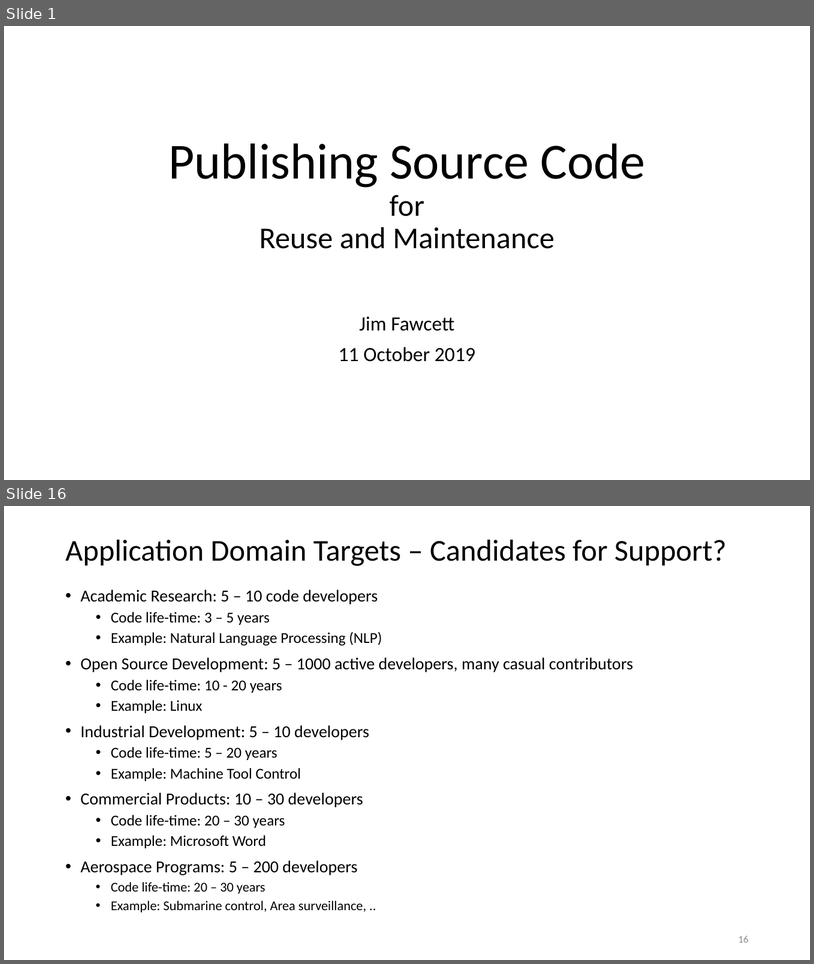
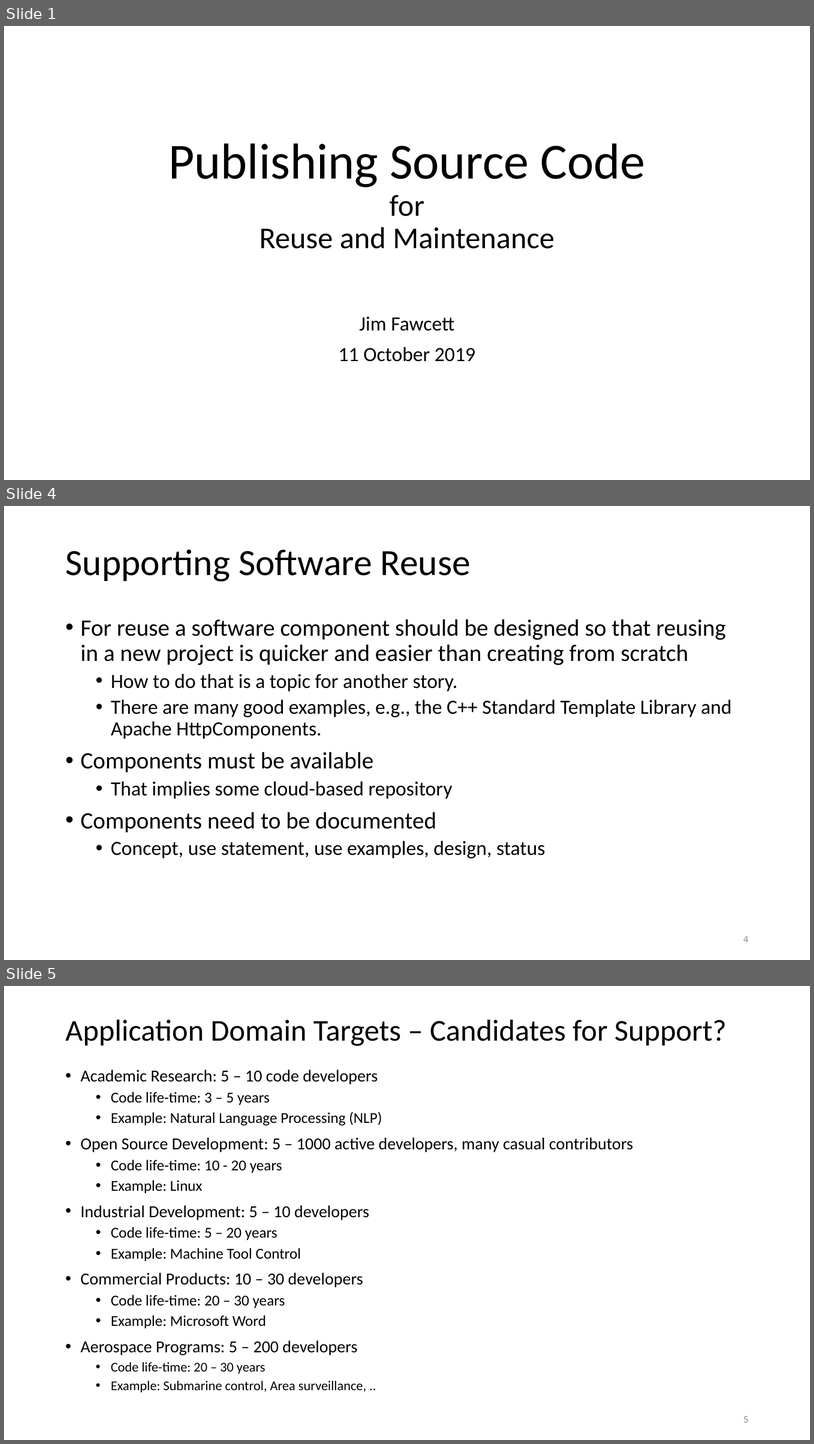
Before and after one commit to JimFawcett/JimFawcett.github.io, a slide deck: Resources/PublishingSourceCode.pptx. Shown one above the other, each under a label of ours: slides 1 and 16 before the commit, slides 1, 4 and 5 after it; the slides between them are not shown. The pictures are 814x964 and 814x1444 pixels, drawn with LibreOffice and Linux fonts; fonts in the diff are those of the drawing. Boxes give left, top, right and bottom in pixels: in the first picture for what was removed or moved away, otherwise in the second. Text is boxed around its words. In the diff, an @@ line names an element or a change of style, - is before the commit and + after.

```diff
--- a/Resources/PublishingSourceCode.pptx
+++ b/Resources/PublishingSourceCode.pptx
@@ slide 4 added at (4, 506, 810, 960), background #FFFFFF @@
@@ title added at (65, 549, 471, 582), 44 pt, text #000000 @@
+Supporting Software Reuse
@@ text added at (81, 619, 732, 858), 24 pt, text #000000 @@
+• For reuse a software component should be designed so that reusing in a new project is quicker and easier than creating from scratch
+  • How to do that is a topic for another story.
+  • There are many good examples, e.g., the C++ Standard Template Library and Apache HttpComponents.
+• Components must be available
+  • That implies some cloud-based repository
+• Components need to be documented
+  • Concept, use statement, use examples, design, status
@@ page number added at (744, 936, 749, 942), 12 pt, text #8C8C8C @@
+4
@@ what was slide 16 is now slide 5 @@
@@ page number at (744, 1416, 749, 1422): text changed @@
-16
+5
```
Also in this commit, not shown: 8 slides changed, 1 other slide added, 1 other file.
